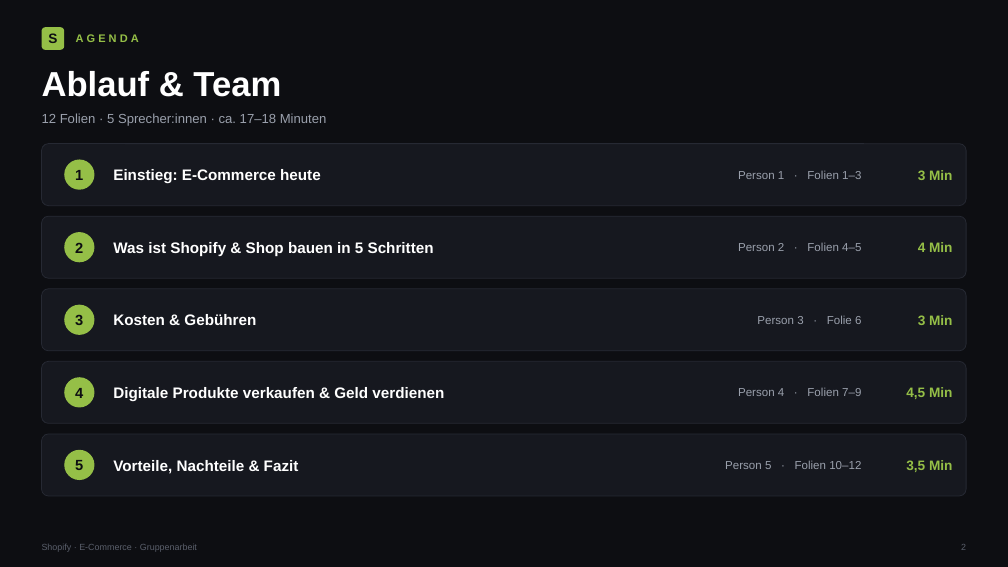
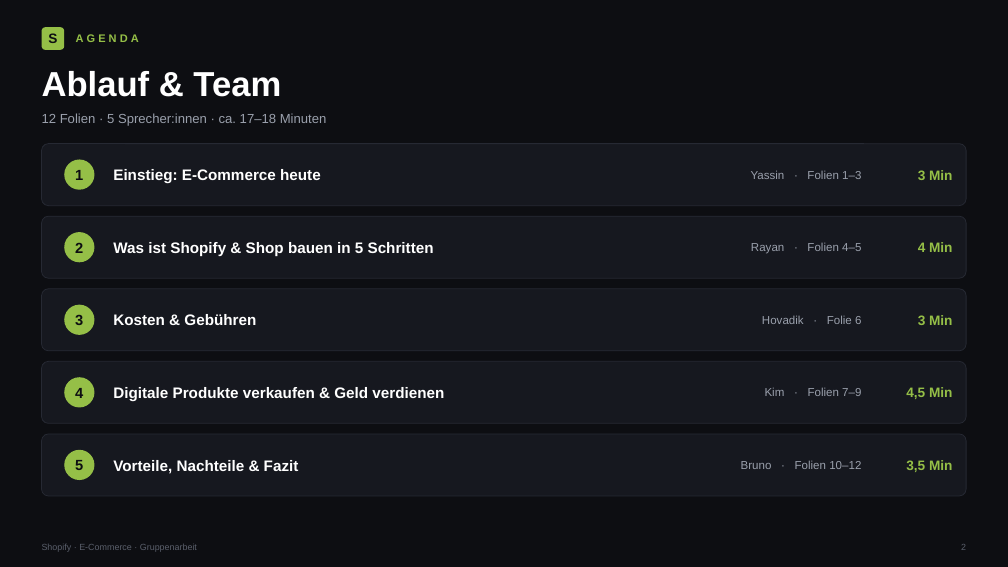
Before and after one commit to yassinfennir/yassinfennir, a slide deck: slide 2 of presentation/Shopify-Praesentation.pptx. Drawn at 1008x567 pixels with LibreOffice and Linux fonts; fonts in the diff are those of the drawing. Boxes give left, top, right and bottom in pixels: in the first picture for what was removed or moved away, otherwise in the second. Text is boxed around its words. In the diff, an @@ line names an element or a change of style, - is before the commit and + after.

```diff
--- a/presentation/Shopify-Praesentation.pptx
+++ b/presentation/Shopify-Praesentation.pptx
@@ text at bbox=[751, 170, 861, 179]: text changed @@
-Person 1 · Folien 1–3
+Yassin · Folien 1–3
@@ text at bbox=[751, 243, 861, 254]: text changed @@
-Person 2 · Folien 4–5
+Rayan · Folien 4–5
@@ text at bbox=[762, 315, 861, 324]: text changed @@
-Person 3 · Folie 6
+Hovadik · Folie 6
@@ text at bbox=[765, 388, 861, 396]: text changed @@
-Person 4 · Folien 7–9
+Kim · Folien 7–9
@@ text at bbox=[741, 460, 861, 469]: text changed @@
-Person 5 · Folien 10–12
+Bruno · Folien 10–12
```
Also in this commit, not shown: 2 other slides changed, 3 other files.
